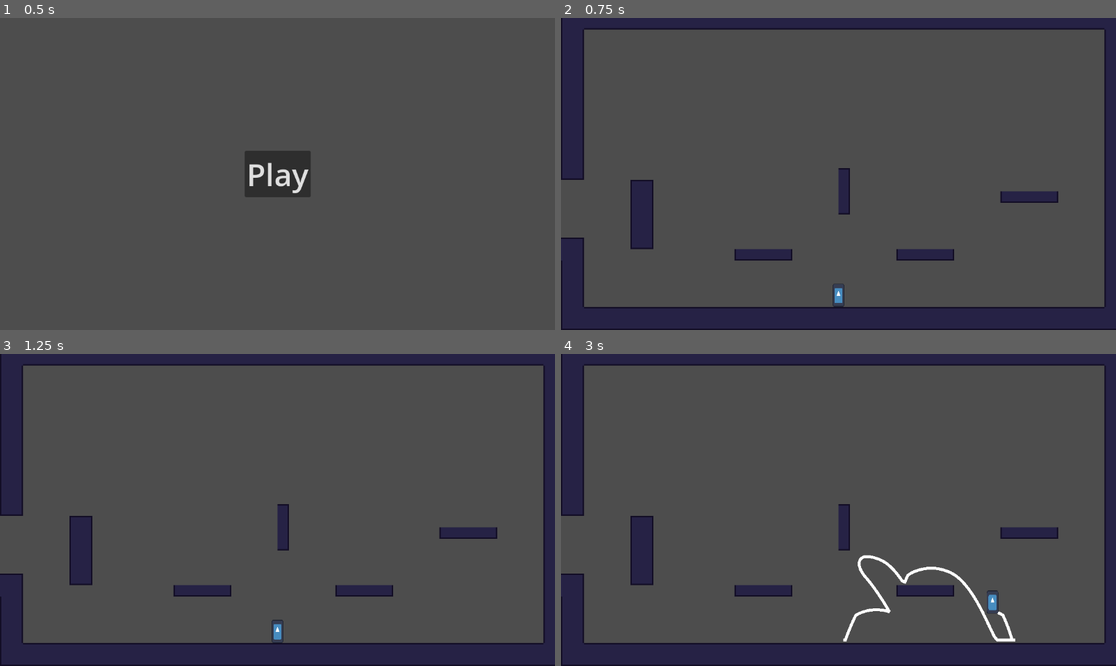
Above: before the commit, frames 1-4 (two rows, left to right).
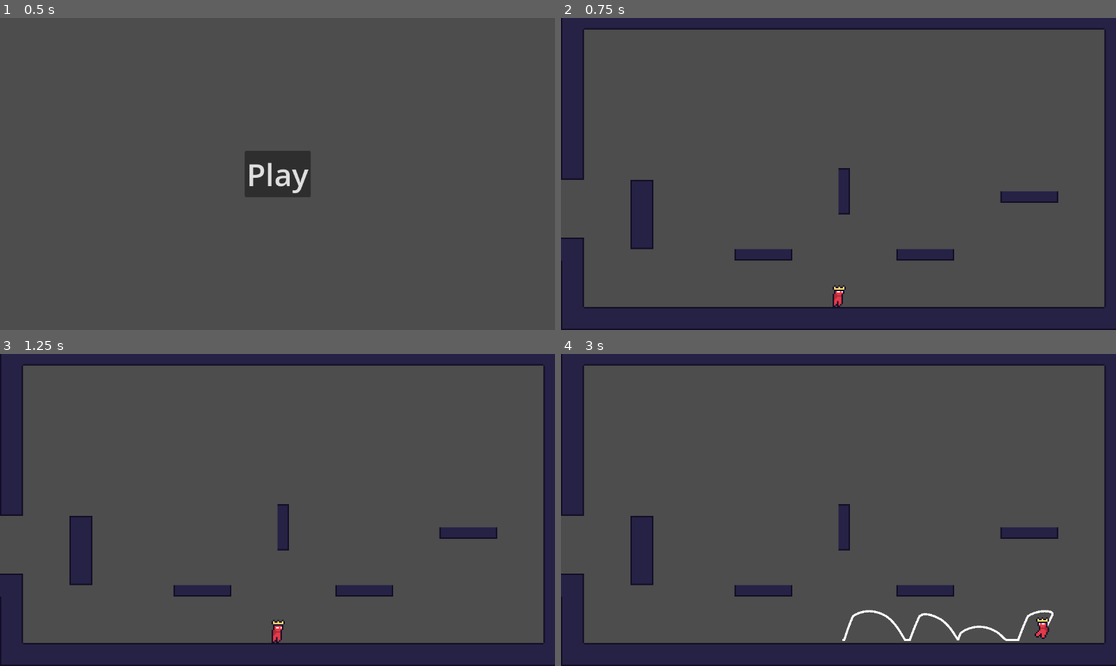
Above: after the commit, the same moments.

Repository: Brooklyn-Dev/gmtk-2025
Game: Godot game, scene res://scenes/Menu.tscn
The game is run twice, just before and just after one commit, with the same random seed, the same clock (stepped at 60 frames per second) and the same inputs. The engine's default icon, where the game draws it, is replaced by a stand-in: a white triangle on a blue panel in a dark square.
Inputs:
- Up to frame 1 (0.5 s): no input
- Up to frame 2 (0.75 s): click "Play" at 0.5 s
- Up to frame 3 (1.25 s): no input
- Up to frame 4 (3 s): tap Enter at 1.25 s; hold Right (move_right) 1.28-2.78 s; tap Z (jump) at 1.35, 1.52, 1.82, 2.1, 2.27, 2.57, 2.85 s; hold Left (move_left) from 2.78 s (still down)

Frame 1 is identical in both runs. In frame 2, 0.1% of the frame differs, in the area x 48-52%, y 85-93%; in frame 3, 0.1%; in frame 4, 1.2%, in the area x 50-89%, y 64-93%.

Commit message:
feat: implement player animations

Diff:
--- a/scenes/player/Player.tscn
+++ b/scenes/player/Player.tscn
@@ -1,20 +1,102 @@
-[gd_scene load_steps=5 format=3 uid="uid://b8jg0t7n3srin"]
+[gd_scene load_steps=17 format=3 uid="uid://b8jg0t7n3srin"]
 
 [ext_resource type="Script" uid="uid://yyljk42nd167" path="res://scenes/player/player.gd" id="1_gfjak"]
 [ext_resource type="Texture2D" uid="uid://c5ks0pfrb314c" path="res://icon.svg" id="2_4kuee"]
+[ext_resource type="Texture2D" uid="uid://dwbl3jyyj4m06" path="res://assets/player/player_fall.png" id="2_20koh"]
+[ext_resource type="Script" uid="uid://dbiwru47u8mll" path="res://scenes/player/player_animator.gd" id="2_ov1oi"]
 [ext_resource type="Script" uid="uid://j7l1p1g0xir3" path="res://scenes/player/trail_2d.gd" id="3_4kuee"]
+[ext_resource type="Texture2D" uid="uid://b36fxvnj0gsdc" path="res://assets/player/player_idle/player_idle_0.png" id="3_ov1oi"]
+[ext_resource type="Texture2D" uid="uid://bxooiqhqbcbef" path="res://assets/player/player_idle/player_idle_1.png" id="4_rn7t0"]
+[ext_resource type="Texture2D" uid="uid://dlb48w0p5dcwg" path="res://assets/player/player_idle/player_idle_2.png" id="5_8qjgm"]
+[ext_resource type="Texture2D" uid="uid://b6i13gm07xpld" path="res://assets/player/player_jump.png" id="6_ejd4k"]
+[ext_resource type="Texture2D" uid="uid://1umf813r133x" path="res://assets/player/player_run/player_run_0.png" id="7_2xrq6"]
+[ext_resource type="Texture2D" uid="uid://6q36o3sq8vq2" path="res://assets/player/player_run/player_run_1.png" id="8_pi3ps"]
+[ext_resource type="Texture2D" uid="uid://vglrfdgeri3b" path="res://assets/player/player_run/player_run_2.png" id="9_kswpp"]
+[ext_resource type="Texture2D" uid="uid://dqbnejmf86q8o" path="res://assets/player/player_run/player_run_3.png" id="10_v5i4m"]
+[ext_resource type="Texture2D" uid="uid://dgjtmh3dajp4f" path="res://assets/player/player_slide.png" id="11_p1lr0"]
+
+[sub_resource type="SpriteFrames" id="SpriteFrames_ro0t8"]
+animations = [{
+"frames": [{
+"duration": 1.0,
+"texture": ExtResource("2_20koh")
+}],
+"loop": false,
+"name": &"fall",
+"speed": 1.0
+}, {
+"frames": [{
+"duration": 1.0,
+"texture": ExtResource("3_ov1oi")
+}, {
+"duration": 1.0,
+"texture": ExtResource("4_rn7t0")
+}, {
+"duration": 1.0,
+"texture": ExtResource("5_8qjgm")
+}],
+"loop": true,
+"name": &"idle",
+"speed": 3.0
+}, {
+"frames": [{
+"duration": 1.0,
+"texture": ExtResource("6_ejd4k")
+}],
+"loop": false,
+"name": &"jump",
+"speed": 1.0
+}, {
+"frames": [{
+"duration": 1.0,
+"texture": ExtResource("7_2xrq6")
+}, {
+"duration": 1.0,
+"texture": ExtResource("8_pi3ps")
+}, {
+"duration": 1.0,
+"texture": ExtResource("9_kswpp")
+}, {
+"duration": 1.0,
+"texture": ExtResource("10_v5i4m")
+}],
+"loop": true,
+"name": &"run",
+"speed": 8.0
+}, {
+"frames": [{
+"duration": 1.0,
+"texture": ExtResource("11_p1lr0")
+}],
+"loop": false,
+"name": &"slide",
+"speed": 1.0
+}]
 
 [sub_resource type="RectangleShape2D" id="RectangleShape2D_524rm"]
-size = Vector2(8, 16)
+size = Vector2(8, 14)
 
 [node name="Player" type="CharacterBody2D"]
 script = ExtResource("1_gfjak")
 
+[node name="PlayerAnimator" type="Node2D" parent="." node_paths=PackedStringArray("anim_sprite", "player")]
+script = ExtResource("2_ov1oi")
+anim_sprite = NodePath("../AnimatedSprite2D")
+player = NodePath("..")
+
+[node name="AnimatedSprite2D" type="AnimatedSprite2D" parent="."]
+z_index = 100
+sprite_frames = SubResource("SpriteFrames_ro0t8")
+animation = &"jump"
+autoplay = "idle"
+
 [node name="Sprite2D" type="Sprite2D" parent="."]
+visible = false
 scale = Vector2(0.063, 0.125)
 texture = ExtResource("2_4kuee")
 
 [node name="CollisionShape2D" type="CollisionShape2D" parent="."]
+position = Vector2(0, 1)
 shape = SubResource("RectangleShape2D_524rm")
 
 [node name="Trail" type="Node2D" parent="."]
@@ -23,7 +105,7 @@
 
 [node name="Trail2D" type="Line2D" parent="Trail"]
 show_behind_parent = true
-width = 2.0
+width = 1.5
 script = ExtResource("3_4kuee")
 
 [node name="RayCastLT" type="RayCast2D" parent="."]
--- a/scenes/player/player.gd
+++ b/scenes/player/player.gd
@@ -5,13 +5,13 @@
 @onready var ray_cast_lb := $RayCastLB
 @onready var ray_cast_rb := $RayCastRB
 
-@export var speed := 120.0
+@export var speed := 100.0
 @export var acceleration := 20.0
 @export var friction := 1000.0
 @export var air_control_factor := 0.5
 @export var max_fall_speed := 250.0
 
-@export var jump_force := 280.0
+@export var jump_force := 270.0
 @export var jump_cut_factor := 0.3
 @export var wall_jump_x_speed := 160.0
 @export var wall_jump_y_speed := 265.0
@@ -63,11 +63,11 @@
 
 	if jump_buffer_timer > 0.0:
 		if coyote_timer > 0.0:
-			jump()
+			_jump()
 		elif near_wall_left:
-			wall_jump(1)
+			_wall_jump(1)
 		elif near_wall_right:
-			wall_jump(-1)
+			_wall_jump(-1)
 
 	if wall_jump_timer > 0:
 		wall_jump_timer -= delta
@@ -86,13 +86,13 @@
 
 	move_and_slide()
 
-func jump():
+func _jump():
 	jump_buffer_timer = 0.0
 	coyote_timer = 0.0
 	velocity.y = -jump_force
 
 # wall_dir: +1 for left, -1 for right
-func wall_jump(wall_dir: int):
+func _wall_jump(wall_dir: int):
 	jump_buffer_timer = 0.0
 	coyote_timer = 0.0
 
--- /dev/null
+++ b/scenes/player/player_animator.gd
@@ -0,0 +1,25 @@
+extends Node2D
+
+@export var anim_sprite: AnimatedSprite2D
+@export var player: CharacterBody2D
+
+func _process(delta):
+	update_animation()
+
+func update_animation():
+	if player.is_on_wall() and player.velocity.y > 0:
+		anim_sprite.play("slide")
+	elif not player.is_on_floor():
+		if player.velocity.y < 0:
+			anim_sprite.play("jump")
+		else:
+			anim_sprite.play("fall")
+	elif abs(player.velocity.x) > 5:
+		anim_sprite.play("run")
+	else:
+		anim_sprite.play("idle")
+
+	if player.velocity.x < 0:
+		anim_sprite.flip_h = true
+	elif player.velocity.x > 0:
+		anim_sprite.flip_h = false
Binary file added: assets/player/player_fall.png
Not shown, added: assets/player/player_fall.png.import
Binary file added: assets/player/player_idle/player_idle_0.png
Not shown, added: assets/player/player_idle/player_idle_0.png.import
Binary file added: assets/player/player_idle/player_idle_1.png
Not shown, added: assets/player/player_idle/player_idle_1.png.import
Binary file added: assets/player/player_idle/player_idle_2.png
Not shown, added: assets/player/player_idle/player_idle_2.png.import
Binary file added: assets/player/player_jump.png
Not shown, added: assets/player/player_jump.png.import
Binary file added: assets/player/player_run/player_run_0.png
Not shown, added: assets/player/player_run/player_run_0.png.import
(and 9 more such lines)
